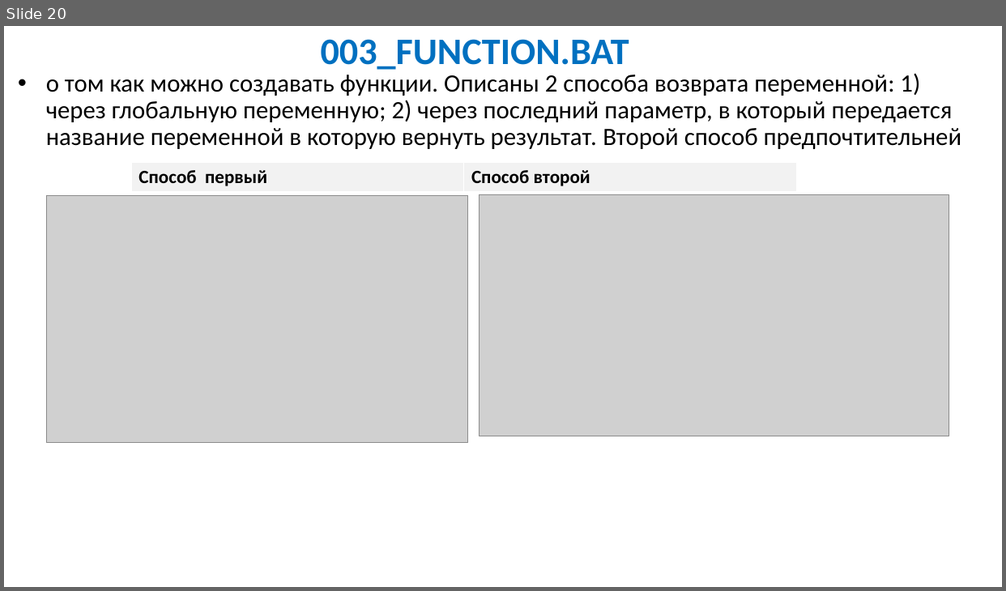
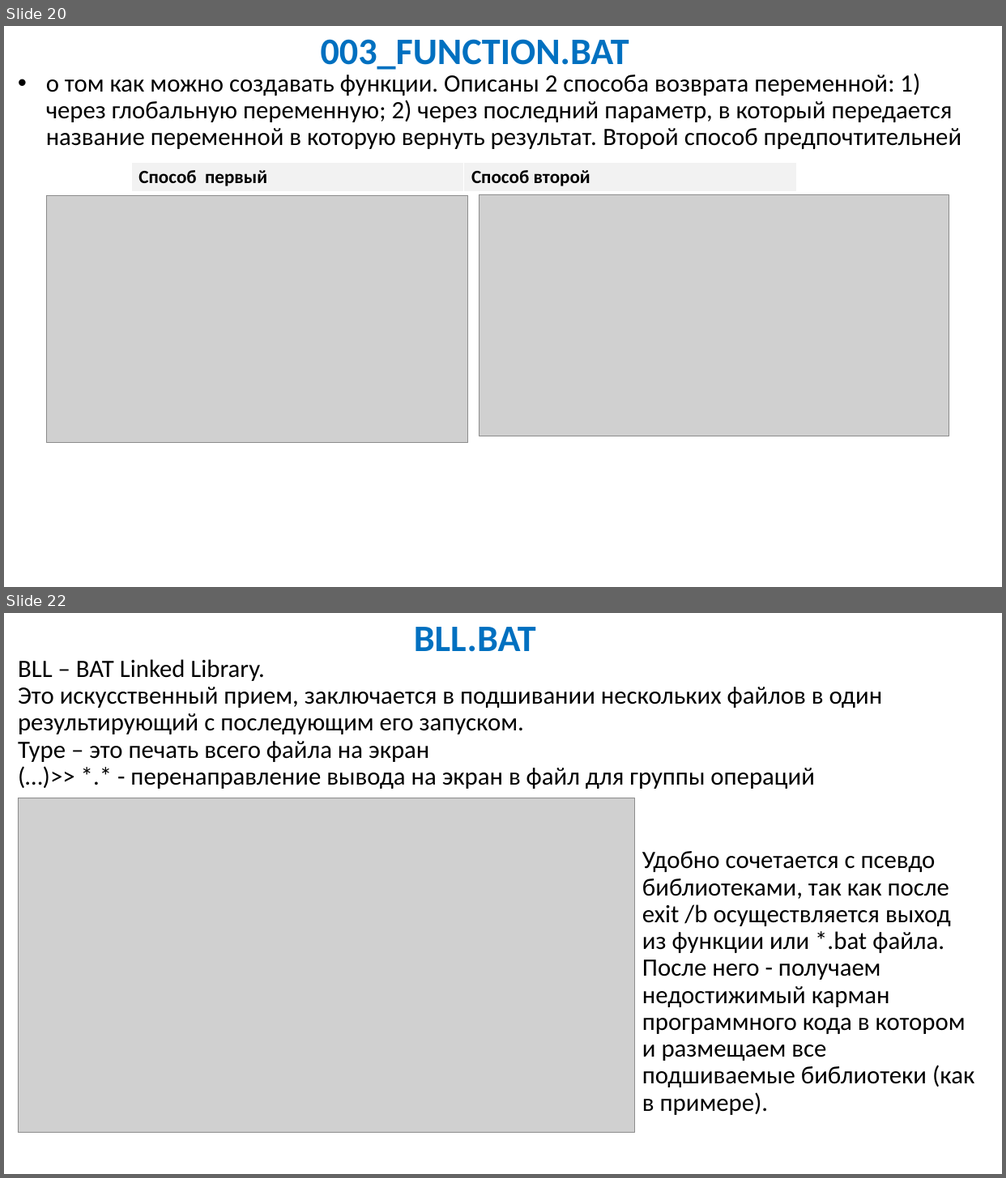
Before and after one commit to IvanSibirevV2/HowTo_Bat, a slide deck: Workshop/WShop.pptx. Shown one above the other, each under a label of ours: slide 20 before the commit, slides 20 and 22 after it; the slides between them are not shown. The pictures are 1006x591 and 1006x1178 pixels, drawn with LibreOffice and Linux fonts; fonts in the diff are those of the drawing; grey boxes stand for pictures. Boxes give left, top, right and bottom in pixels: in the first picture for what was removed or moved away, otherwise in the second. Text is boxed around its words. In the diff, an @@ line names an element or a change of style, - is before the commit and + after.

```diff
--- a/Workshop/WShop.pptx
+++ b/Workshop/WShop.pptx
@@ slide 22 added at [4, 613, 1002, 1174], background #FFFFFF @@
@@ text added at [414, 627, 536, 652], 36 pt, text #0070C0, bold @@
+BLL.BAT
@@ text added at [18, 659, 883, 789], 24 pt, text #000000 @@
+BLL – BAT Linked Library.
+Это искусственный прием, заключается в подшивании нескольких файлов в один результирующий с последующим его запуском.
+Type – это печать всего файла на экран
+(…)>> *.* - перенаправление вывода на экран в файл для группы операций
@@ picture added at [19, 798, 635, 1133] @@
@@ text added at [642, 851, 974, 1115], 24 pt, text #000000 @@
+Удобно сочетается с псевдо библиотеками, так как после exit /b осуществляется выход из функции или *.bat файла.
+После него - получаем недостижимый карман программного кода в котором и размещаем все подшиваемые библиотеки (как в примере).
```
Also in this commit, not shown: 5 slides changed, 8 other slides added, 1 slide removed, 5 other files.
